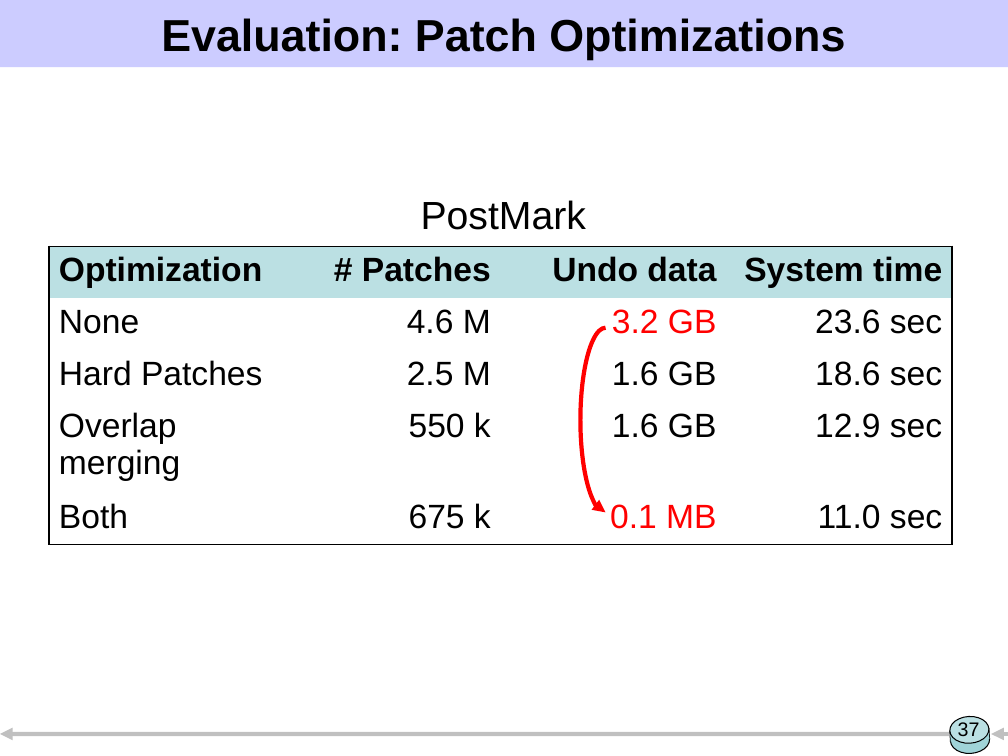
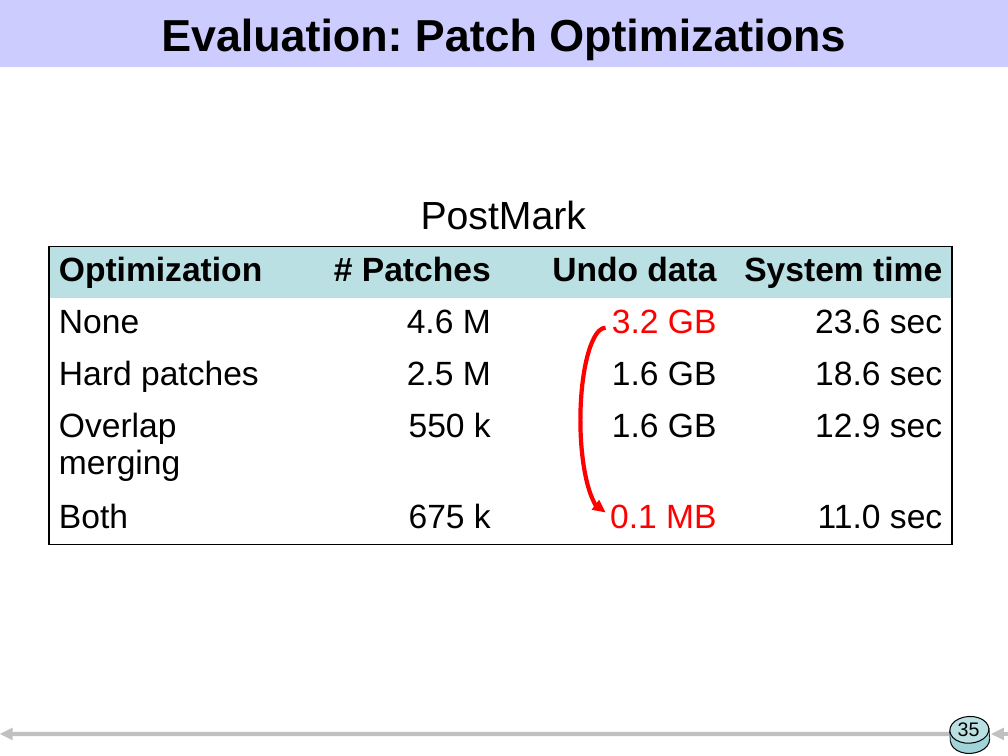
Before and after one commit to ucla-readable/fstitch-doc, a slide deck: slide 35 of sosp/pres.ppt (slide 37 before the commit). Drawn at 1008x756 pixels with LibreOffice and Linux fonts; fonts in the diff are those of the drawing. Boxes give left, top, right and bottom in pixels: in the first picture for what was removed or moved away, otherwise in the second. Text is boxed around its words. In the diff, an @@ line names an element or a change of style, - is before the commit and + after.

```diff
--- a/sosp/pres.ppt
+++ b/sosp/pres.ppt
@@ table at (49,246,953,544) @@
-row 3, column 1: Hard Patches
+row 3, column 1: Hard patches
@@ page number at (958,722,980,741): text changed @@
-37
+35
```
Also in this commit, not shown: 13 other slides changed, 2 slides added, 5 slides removed, 1 other file.
